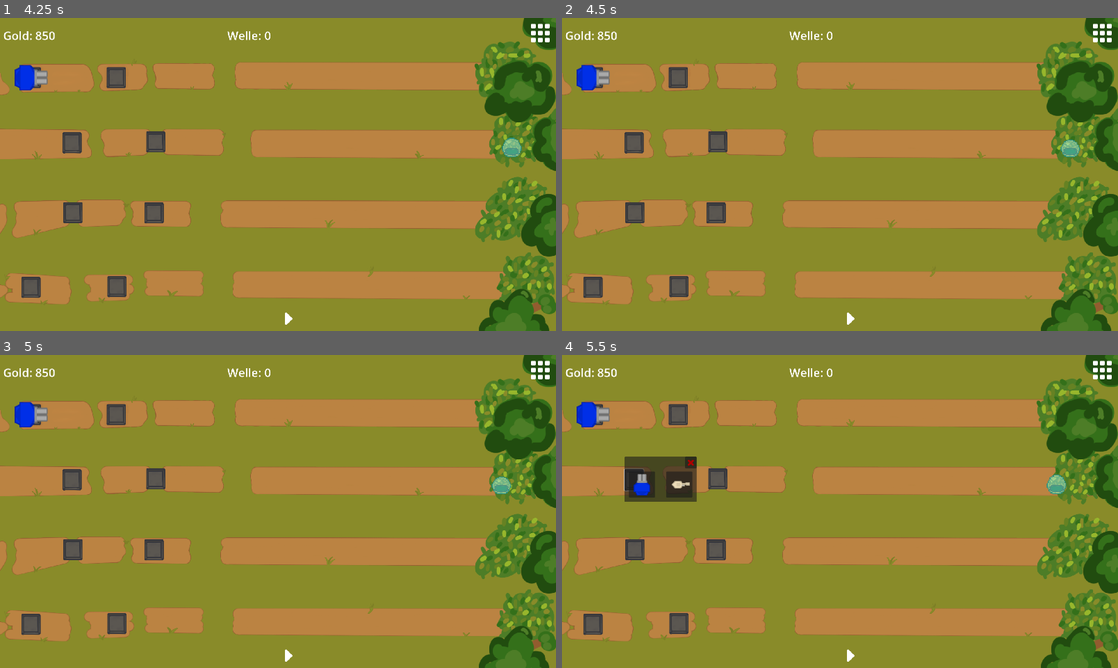
Above: before the commit, frames 1-4 (two rows, left to right).
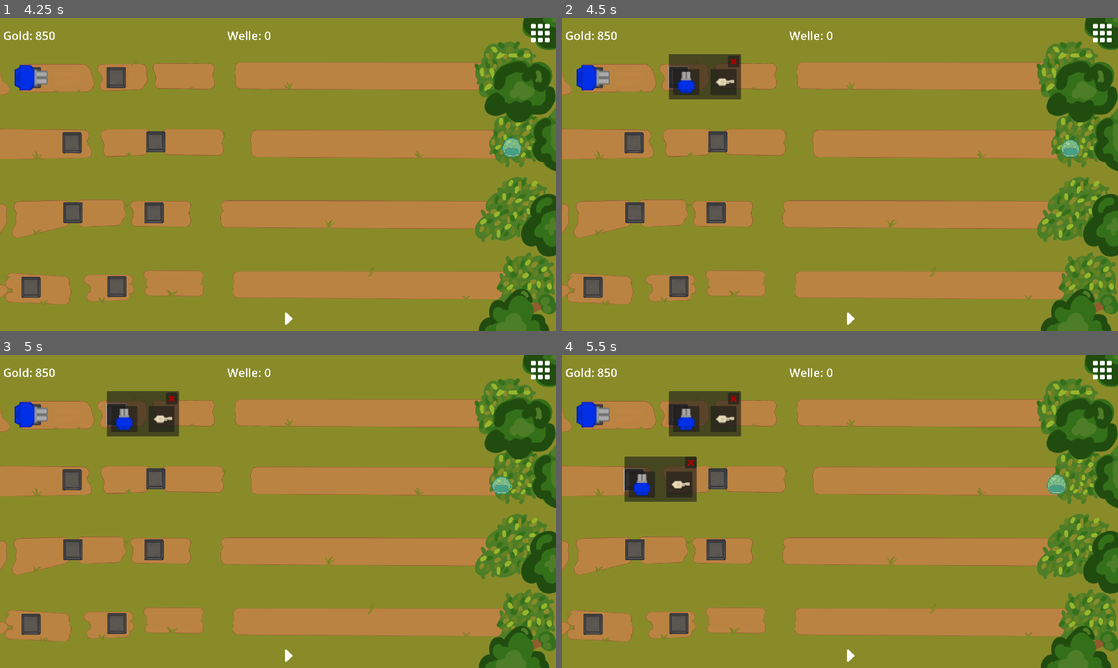
Above: after the commit, the same moments.

Repository: Silas-D/Startprojekt-SM5
Game: Godot game, scene res://Game/UI/mainmenu/main_menu.tscn
Two runs of this game, one before a commit and one after it. Both use one fixed random seed, a clock stepped at 60 frames per second and the inputs below.
Inputs (mouse positions are in pixels of both pictures, inside the frame that each line leads up to):
- Up to frame 1 (4.25 s): click "Start" at 0.5 s; click (289, 318) at 1.25 s; click (289, 318) at 2 s; click (33, 77) at 2.75 s; click (38, 83) at 3.5 s
- Up to frame 2 (4.5 s): click (678, 77) at 4.25 s
- Up to frame 3 (5 s): no input
- Up to frame 4 (5.5 s): click (634, 480) at 5 s

Frame 1 is identical in both runs. In frame 2, 1.9% of the frame differs, in the area x 19-33%, y 11-26%; in frame 3, 1.9%; in frame 4, 1.8%.

Commit message:
Turm Upgrade UI verbessert

Diff:
--- a/Game/Defense/Turm1/Standard-Tower.tscn
+++ b/Game/Defense/Turm1/Standard-Tower.tscn
@@ -50,7 +50,7 @@
 layout_mode = 3
 anchors_preset = 0
 offset_left = -23.0
-offset_top = -226.0
+offset_top = -15.0
 offset_right = 23.0
 offset_bottom = 29.0
 script = ExtResource("4_l5xth")
@@ -64,11 +64,18 @@
 
 [node name="Panel" type="Panel" parent="UpgradeMenu"]
 visible = false
-layout_mode = 0
-offset_left = -1.0
-offset_top = 255.0
-offset_right = 122.0
-offset_bottom = 361.0
+layout_mode = 1
+anchors_preset = 7
+anchor_left = 0.5
+anchor_top = 1.0
+anchor_right = 0.5
+anchor_bottom = 1.0
+offset_left = -53.0
+offset_top = 1.0
+offset_right = 70.0
+offset_bottom = 107.0
+grow_horizontal = 2
+grow_vertical = 0
 rotation = -1.5708
 
 [node name="Upgrade1" type="Button" parent="UpgradeMenu/Panel"]
